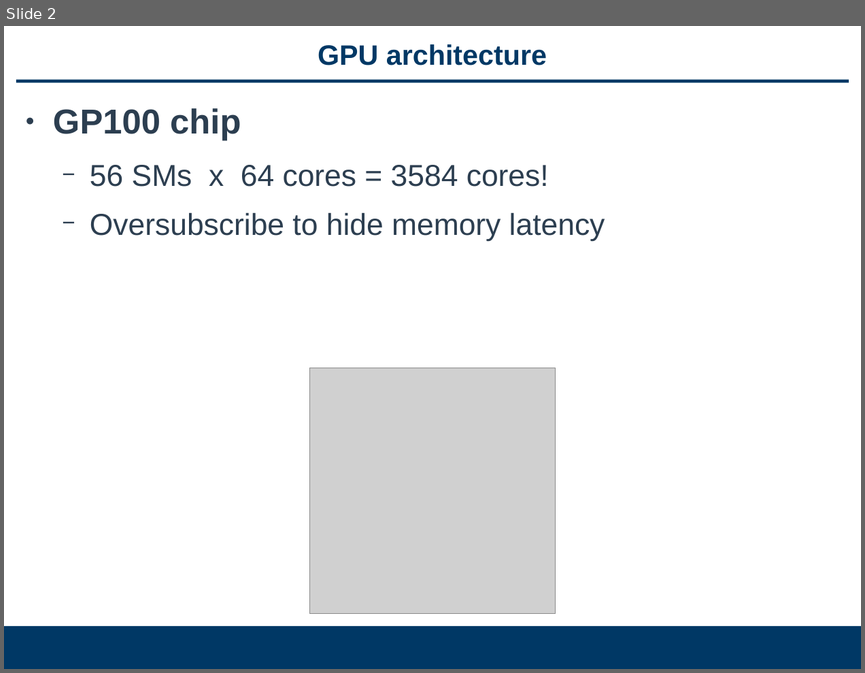
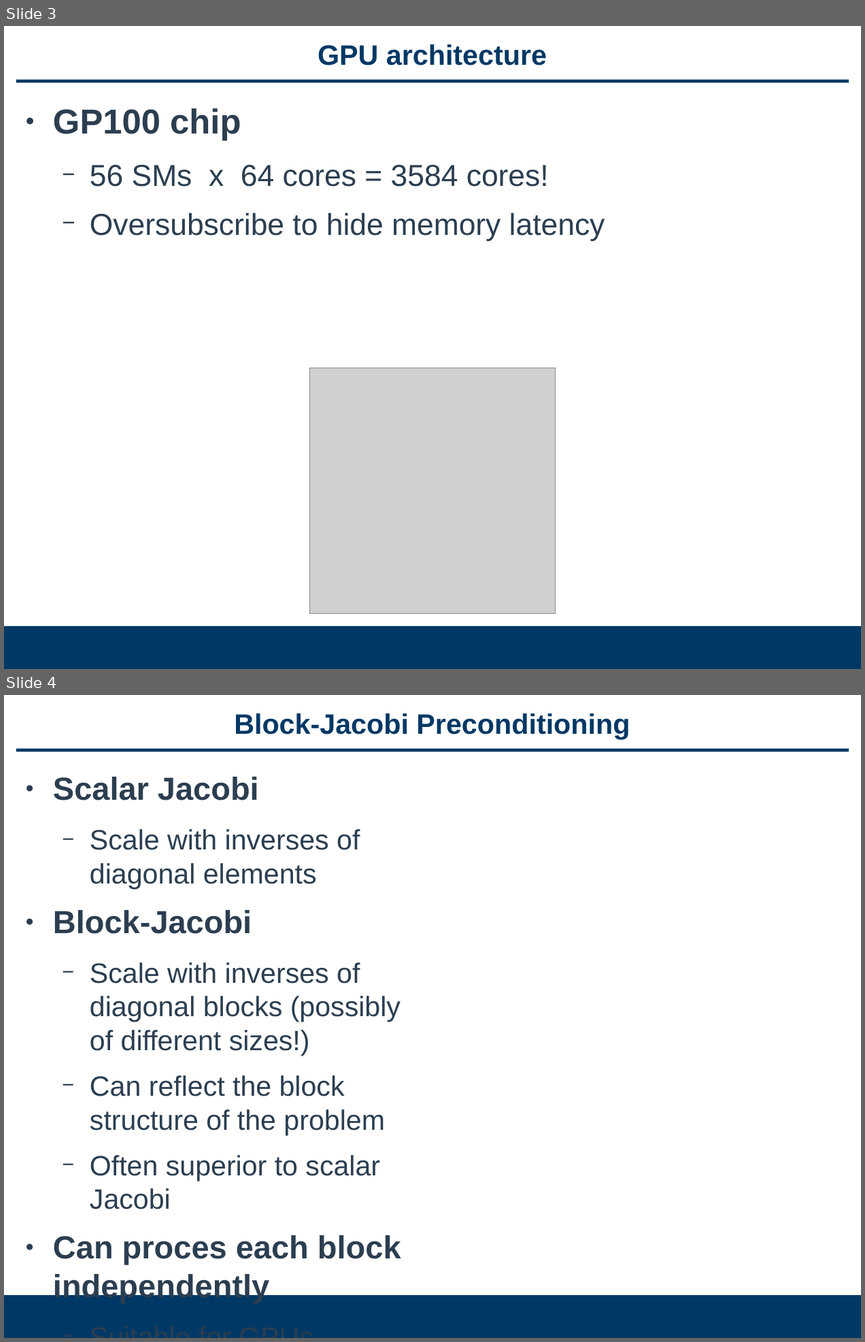
Before and after one commit to gflegar/talks, a slide deck: iccs_2017/slides.odp. Shown one above the other, each under a label of ours: slide 2 before the commit, slides 3 and 4 after it. The pictures are 865x673 and 865x1342 pixels, drawn with LibreOffice and Linux fonts; fonts in the diff are those of the drawing; grey boxes stand for pictures. Boxes give left, top, right and bottom in pixels: in the first picture for what was removed or moved away, otherwise in the second. Text is boxed around its words. In the diff, an @@ line names an element or a change of style, - is before the commit and + after.

```diff
--- a/iccs_2017/slides.odp
+++ b/iccs_2017/slides.odp
@@ slide 4 added at (4,695,861,1338), background #FFFFFF; not listed: 2 template elements that a slide beside it also shows @@
@@ title added at (234,713,630,739), 26 pt, text #003865, bold @@
+Block-Jacobi Preconditioning
@@ text added at (53,777,401,1264), 25.9 pt, text #2C3E50 @@
+● Scalar Jacobi
+  − Scale with inverses of diagonal elements
+● Block-Jacobi
+  − Scale with inverses of diagonal blocks (possibly of different sizes!)
+  − Can reflect the block structure of the problem
+  − Often superior to scalar Jacobi
+● Can proces each block independently
+  − Suitable for GPUs
@@ what was slide 2 is now slide 3 @@
```
Also in this commit, not shown: 1 slide changed, 2 other slides added, 1 slide removed.
